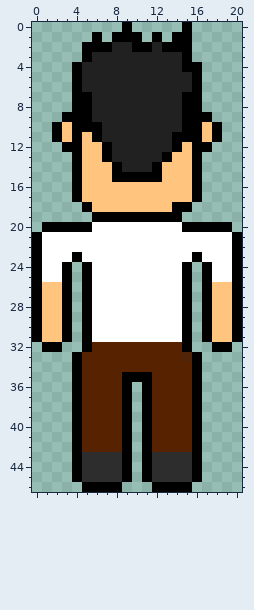
File history of a pixel-art sprite, media/NickAnimations/UP/UP1.png. The picture above is the old version.
The file is 21x47 pixels. Colours within 5 levels of each other are drawn and written as one.
The same view after the edit:
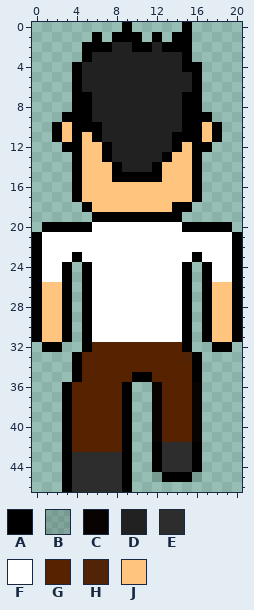
Palette (. is transparent): A #000000  B #01010123  C #080300  D #212121  E #2d2d2d  F #ffffff  G #562200  H #512408  J #ffc57f
The exact change:
Changed rows in their new state; - is an unchanged pixel.
first column x 3:
35 ------G-------
36 AG------.C---C
37 AG------.C---C
38 AG------.C---C
39 AG------.C---C
40 AG------.C---C
41 AG------.C---C
42 AG------.AEEE-
43 AE------.A----
44 AE------.A----
45 AE------.BAAAB
46 AEEEEEA--....-
Pixel boxes of the changes (left, top, right, bottom) in both pictures:
changed: (62, 372, 202, 492)
